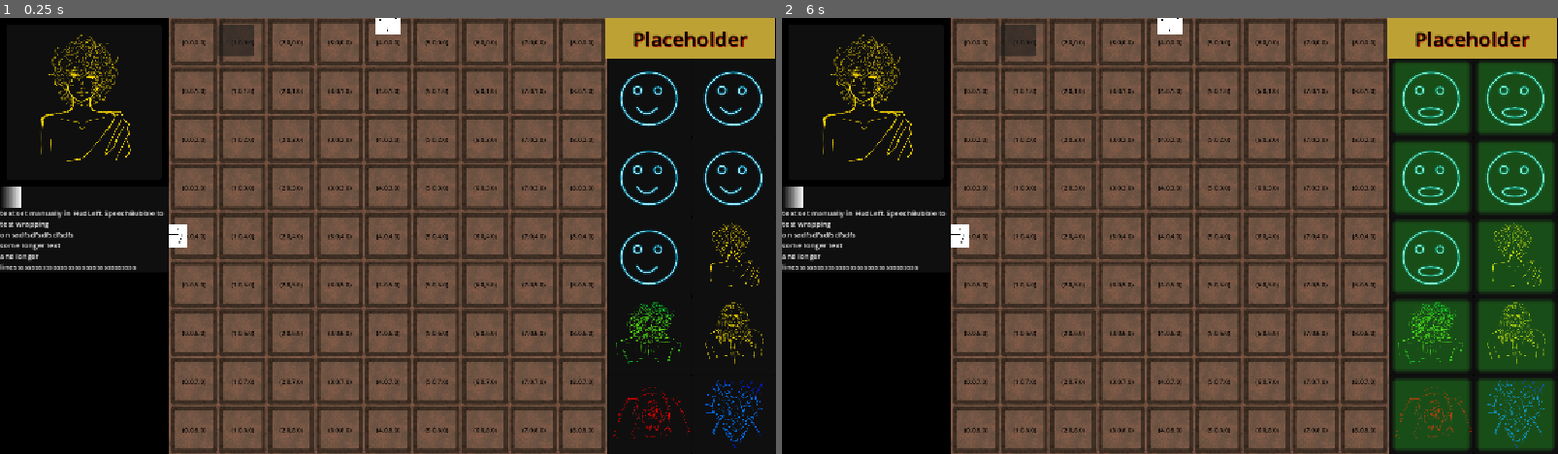
Above: before the commit, frames 1-2 (left to right).
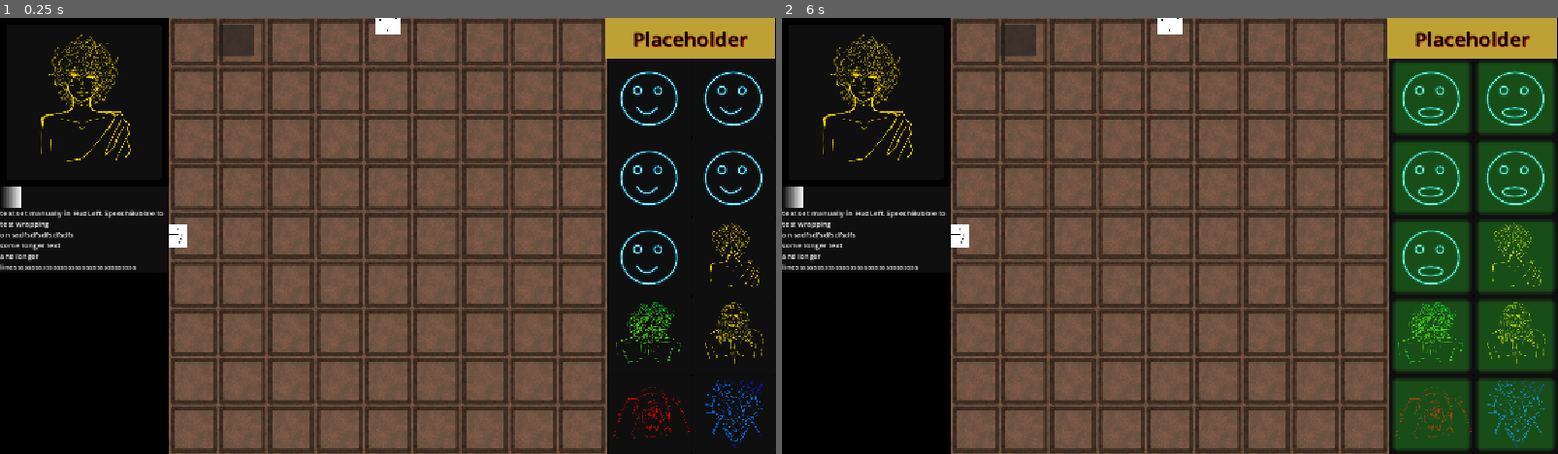
Above: after the commit, the same moments.

Repository: Wallted/ldjam-60
Game: Godot game, scene res://main.tscn
The game is run twice, just before and just after one commit, with the same random seed, the same clock (stepped at 60 frames per second) and the same inputs.
Inputs (mouse positions are in pixels of both pictures, inside the frame that each line leads up to):
- Up to frame 1 (0.25 s): no input
- Up to frame 2 (6 s): click (1014, 39) at 0.5 s; click (1014, 39) at 1.25 s; click (1014, 39) at 2 s; tap Enter at 2.75, 4.25, 5.75 s; move the mouse to (882, 92) at 2.77 s; tap R (rotate) at 2.85, 5.1 s; click (882, 92) at 2.92 s; tap Space at 3.5, 5 s; move the mouse to (805, 92) at 3.52 s; tap 1 (speak_1) at 3.6 s; click (805, 92) at 3.67 s; move the mouse to (882, 236) at 4.27 s; hold T 4.28-5.03 s; click (882, 236) at 4.42 s; move the mouse to (805, 236) at 5.02 s; click (805, 236) at 5.17 s; move the mouse to (882, 161) at 5.77 s; hold 1 (speak_1) from 5.78 s (still down); click (882, 161) at 5.92 s

The runs differ from the first frame. In frame 1, 1.4% of the frame differs, in the area x 23-77%, y 5-96%; in frame 2, 1.4%.

Commit message:
remove obsolete nodes from tile, disable collision monitoring
Signed-off-by: Grzegorz Choinski <grzegorzchoinski97@gmail.com>

Diff:
--- a/game/tile.gd
+++ b/game/tile.gd
@@ -8,6 +8,8 @@
 
 @export
 var has_energy: bool
+@export
+var door_texture: Texture2D
 
 var coords: Vector2
 var local_coords: Vector2
@@ -22,25 +24,12 @@
 var parent_room: GameRoom
 
 @onready
-var door: Sprite2D = $Door
-@onready
 var tile_sprite: Sprite2D = $TileSprite
-@onready
-var label: Label = $Label
 
 func _ready() -> void:
-	label.text = "(%s,%s)" % [coords.x, coords.y]
 	local_coords = coords
 	parent_room = get_parent().get_parent()
 	_init_path_segments()
-
-func _process(_delta: float) -> void:
-	if has_energy:
-		door.modulate = Color.GREEN
-		modulate = Color.GREEN
-	else:
-		door.modulate = Color.WHITE
-		modulate = Color.WHITE
 
 func remove_path(north_not_west: bool):
 	if north_not_west:
@@ -69,11 +58,13 @@
 	return door_orientation != Vector2.ZERO
 
 func enable_door(_side: Vector2, _orientation: Vector2) -> void:
-	door.visible = true
+	var door = Sprite2D.new()
+	door.scale *= 0.5
+	door.texture = door_texture
 	door_orientation = _orientation
 	door.rotate(PI/2.0 + _orientation.angle())
 	door.position = _side * tile_sprite.texture.get_size() / 2.5
-
+	add_child(door)
 	var _follow_tile = coords + door_orientation
 	is_source_exit = _follow_tile != _follow_tile.clamp(Vector2.ZERO, Vector2(8.0, 8.0))
 
--- a/game/tile.tscn
+++ b/game/tile.tscn
@@ -8,30 +8,14 @@
 size = Vector2(128, 128)
 
 [node name="Tile" type="Area2D" unique_id=1712489732]
+monitoring = false
+monitorable = false
 script = ExtResource("1_7cios")
+door_texture = ExtResource("3_ifppd")
 
 [node name="CollisionShape2D" type="CollisionShape2D" parent="." unique_id=667413929]
 shape = SubResource("RectangleShape2D_jyb1k")
+disabled = true
 
 [node name="TileSprite" type="Sprite2D" parent="." unique_id=1489123842]
 texture = ExtResource("2_ifppd")
-
-[node name="Label" type="Label" parent="." unique_id=85902873]
-self_modulate = Color(0, 0, 0, 1)
-anchors_preset = 8
-anchor_left = 0.5
-anchor_top = 0.5
-anchor_right = 0.5
-anchor_bottom = 0.5
-offset_left = -20.0
-offset_top = -11.5
-offset_right = 20.0
-offset_bottom = 11.5
-grow_horizontal = 2
-grow_vertical = 2
-size_flags_horizontal = 4
-
-[node name="Door" type="Sprite2D" parent="." unique_id=79730810]
-visible = false
-scale = Vector2(0.5, 0.5)
-texture = ExtResource("3_ifppd")
